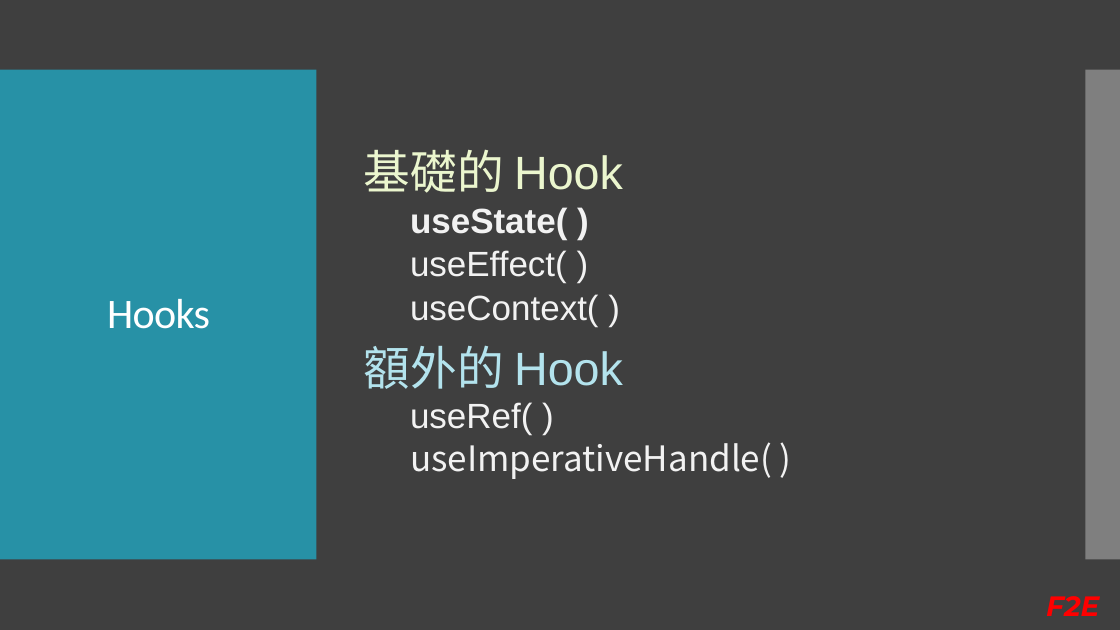
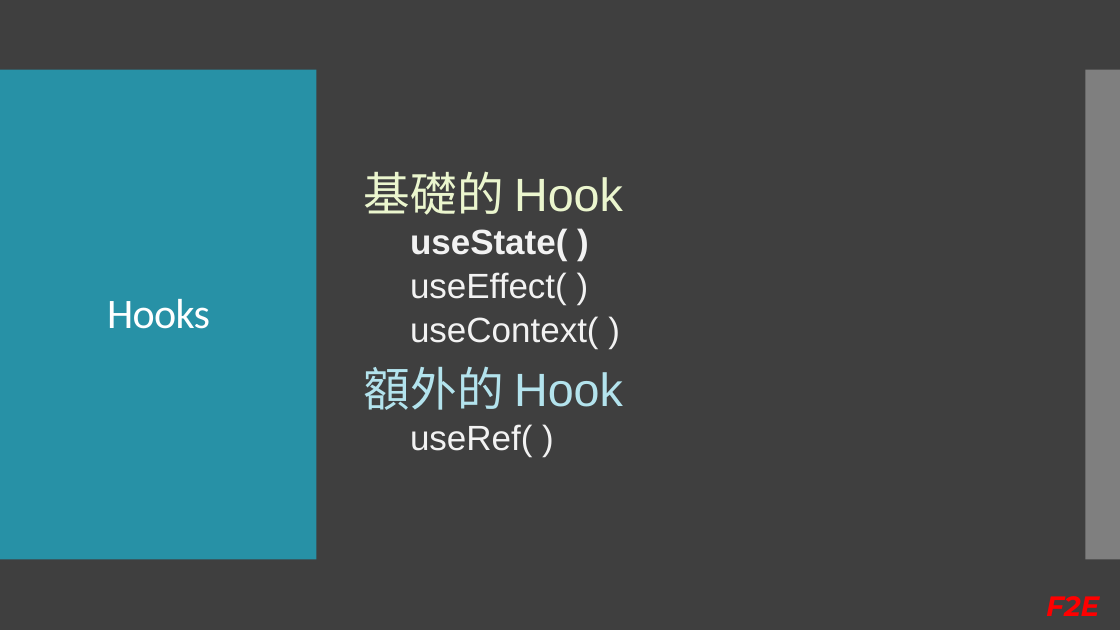
Before and after one commit to Kader-coder/React-Hooks, a slide deck: slide 15 of PPT/React Hooks &.pptx (slide 14 before the commit). Drawn at 1120x630 pixels with LibreOffice and Linux fonts; fonts in the diff are those of the drawing. Boxes give left, top, right and bottom in pixels: in the first picture for what was removed or moved away, otherwise in the second. Text is boxed around its words. In the diff, an @@ line names an element or a change of style, - is before the commit and + after.

```diff
--- a/PPT/React Hooks &.pptx
+++ b/PPT/React Hooks &.pptx
@@ text at [410,442,772,479]: paragraph removed @@
-  useImperativeHandle( )
```
Also in this commit, not shown: 9 other slides changed, 5 slides added, 4 slides removed, 5 other files.
